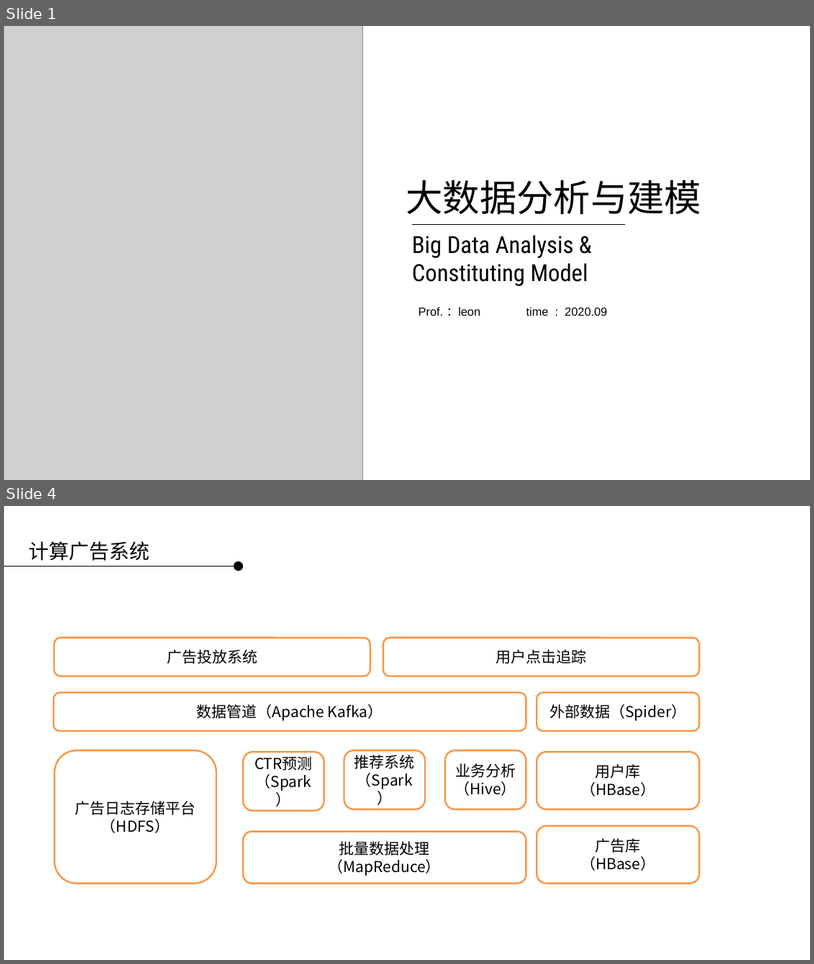
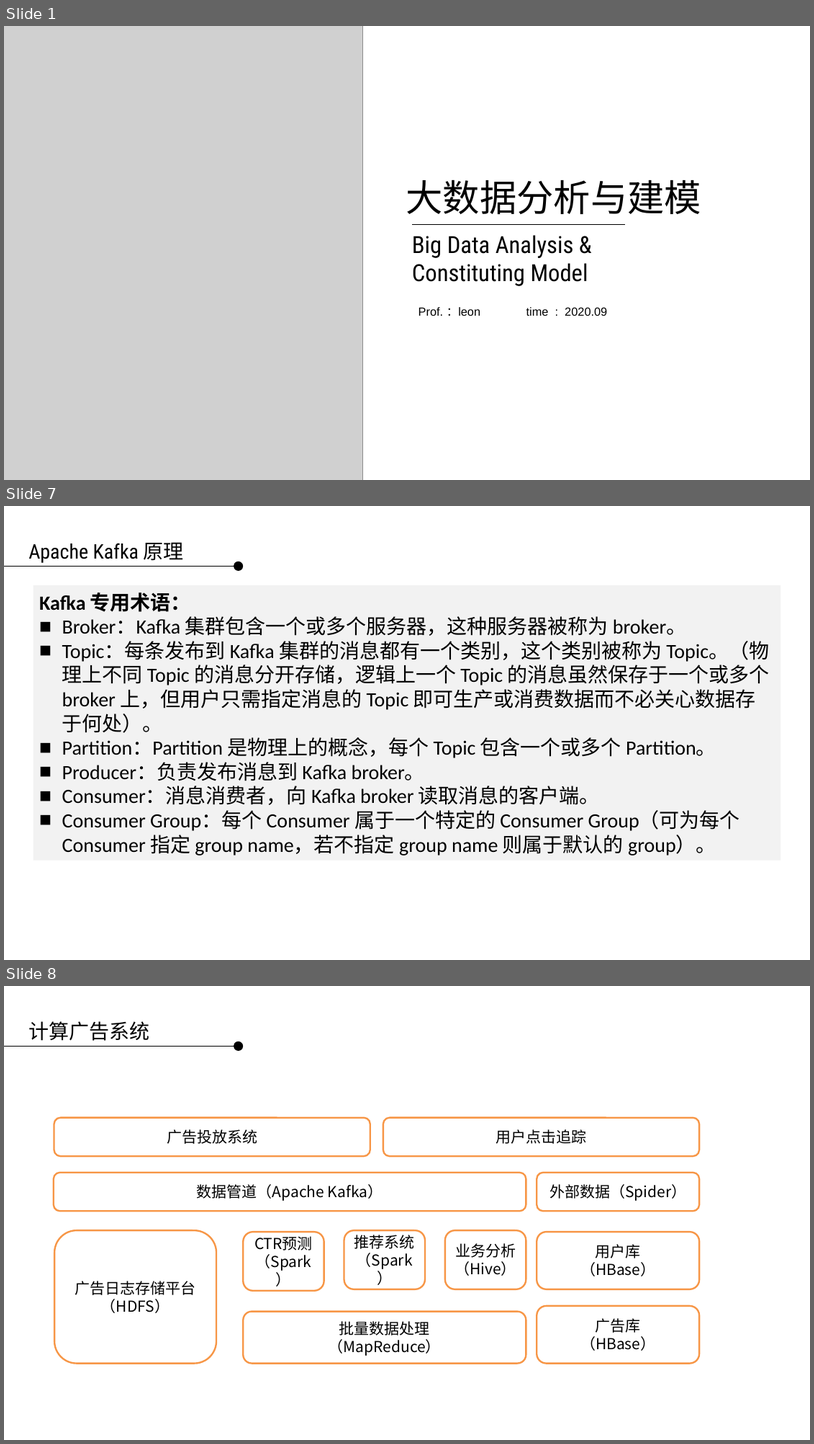
Before and after one commit to applepip/Big_Data, a slide deck: 数据采集系统/数据采集系统 第三讲.pptx. Shown one above the other, each under a label of ours: slides 1 and 4 before the commit, slides 1, 7 and 8 after it; the slides between them are not shown. The pictures are 814x964 and 814x1444 pixels, drawn with LibreOffice and Linux fonts; fonts in the diff are those of the drawing; grey boxes stand for pictures; background and template pictures are left out. Boxes give left, top, right and bottom in pixels: in the first picture for what was removed or moved away, otherwise in the second. Text is boxed around its words. In the diff, an @@ line names an element or a change of style, - is before the commit and + after.

```diff
--- a/数据采集系统/数据采集系统 第三讲.pptx
+++ b/数据采集系统/数据采集系统 第三讲.pptx
@@ slide 7 added at (4, 506, 810, 960), background picture (left out) @@
@@ text added at (28, 542, 184, 563), 24 pt, text #000000 @@
+Apache Kafka 原理
@@ line added from (4, 566) to (234, 566), #000000 0.75 pt @@
@@ ellipse added at (234, 561, 244, 572), fill #000000 @@
@@ rectangle added at (33, 585, 781, 860), fill #F2F2F2, 24 pt, text #000000 @@
+Kafka 专用术语：
+■ Broker：Kafka 集群包含一个或多个服务器，这种服务器被称为 broker。
+■ Topic：每条发布到 Kafka 集群的消息都有一个类别，这个类别被称为 Topic。（物理上不同 Topic 的消息分开存储，逻辑上一个 Topic 的消息虽然保存于一个或多个 broker 上，但用户只需指定消息的 Topic 即可生产或消费数据而不必关心数据存于何处）。
+■ Partition：Partition 是物理上的概念，每个 Topic 包含一个或多个 Partition。
+■ Producer：负责发布消息到 Kafka broker。
+■ Consumer：消息消费者，向 Kafka broker 读取消息的客户端。
+■ Consumer Group：每个 Consumer 属于一个特定的 Consumer Group（可为每个 Consumer 指定 group name，若不指定 group name 则属于默认的 group）。
@@ what was slide 4 is now slide 8 @@
```
Also in this commit, not shown: 2 slides changed, 3 other slides added.
